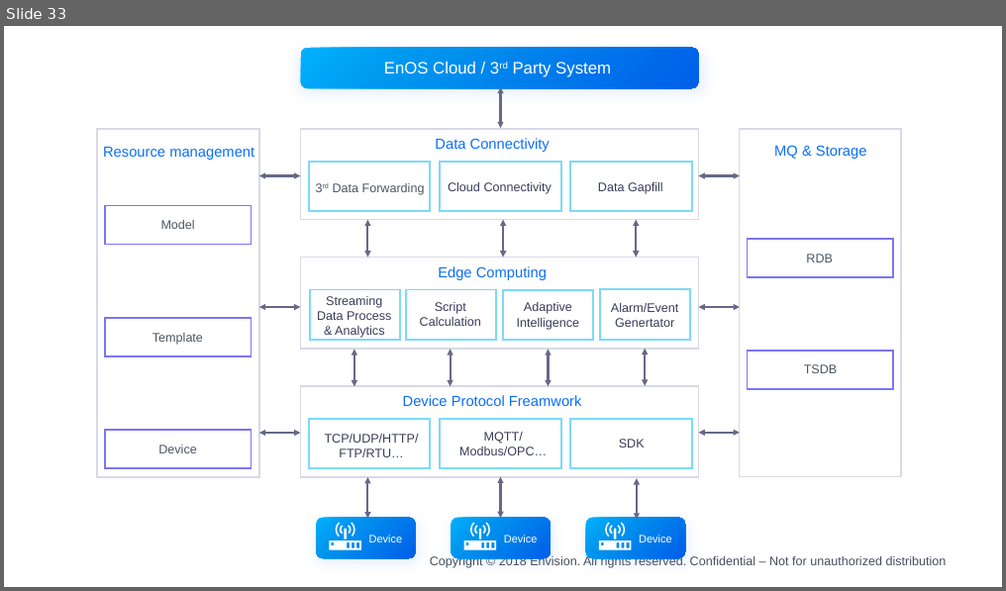
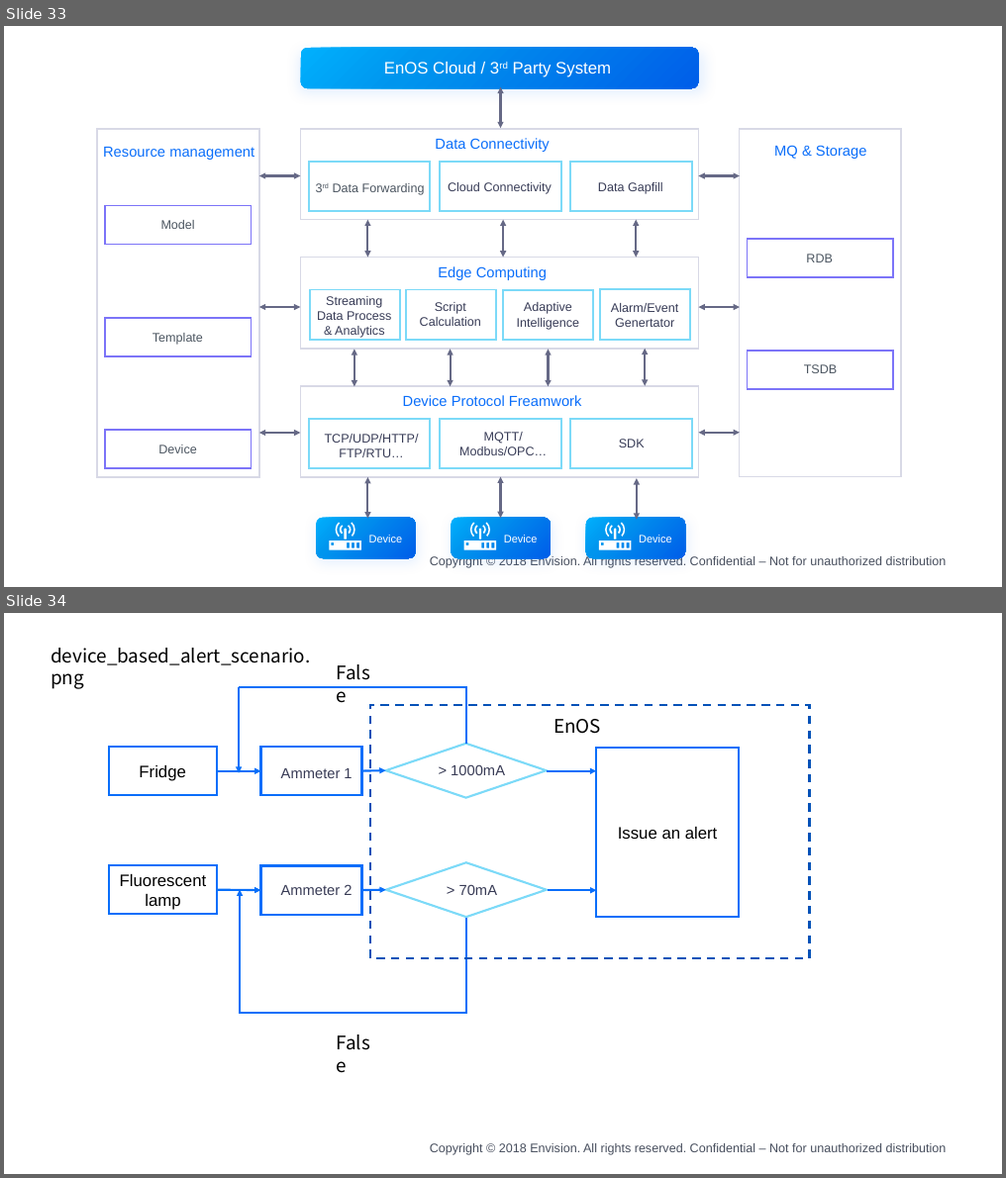
Before and after one commit to EnvisionDoc/device_connection_en, a slide deck: media/device_en.pptx. Shown one above the other, each under a label of ours: slide 33 before the commit, slides 33 and 34 after it. The pictures are 1006x591 and 1006x1178 pixels, drawn with LibreOffice and Linux fonts; fonts in the diff are those of the drawing; background and template pictures are left out. Boxes give left, top, right and bottom in pixels: in the first picture for what was removed or moved away, otherwise in the second. Text is boxed around its words. In the diff, an @@ line names an element or a change of style, - is before the commit and + after.

```diff
--- a/media/device_en.pptx
+++ b/media/device_en.pptx
@@ slide 34 added at <box>4,613,1002,1174</box>, background #FFFFFF; not listed: 1 template element that a slide beside it also shows @@
@@ text added at <box>51,648,310,689</box>, 18 pt, text #000000 @@
+device_based_alert_scenario.png
@@ text added at <box>329,658,386,688</box>, 18 pt, text #000000 @@
+False
@@ elbow line added from (466, 744) to (239, 687), #086FF9 2 pt @@
@@ arrow added from (239, 687) to (239, 773), #086FF9 2 pt @@
@@ rectangle added at <box>371,705,810,959</box>, outline #0652B8 2 pt dashed @@
@@ text added at <box>553,719,601,734</box>, 18 pt, text #000000 @@
+EnOS
@@ arrow added from (217, 771) to (260, 771), #086FF9 2 pt @@
@@ group added at <box>109,744,739,918</box>: 5 rectangles, 4 texts, 4 arrows, 2 diamonds @@
+Issue an alert
+Fridge
+Ammeter 1
+> 70mA
+Ammeter 2
+Fluorescent lamp
+> 1000mA
@@ arrow added from (217, 890) to (260, 890), #086FF9 2 pt @@
@@ arrow added from (240, 1012) to (240, 890), #086FF9 2 pt @@
@@ elbow line added from (466, 918) to (239, 1013), #086FF9 2 pt @@
@@ text added at <box>329,1028,386,1058</box>, 18 pt, text #000000 @@
+False
```
Also in this commit, not shown: 2 other slides added, 31 other files.
